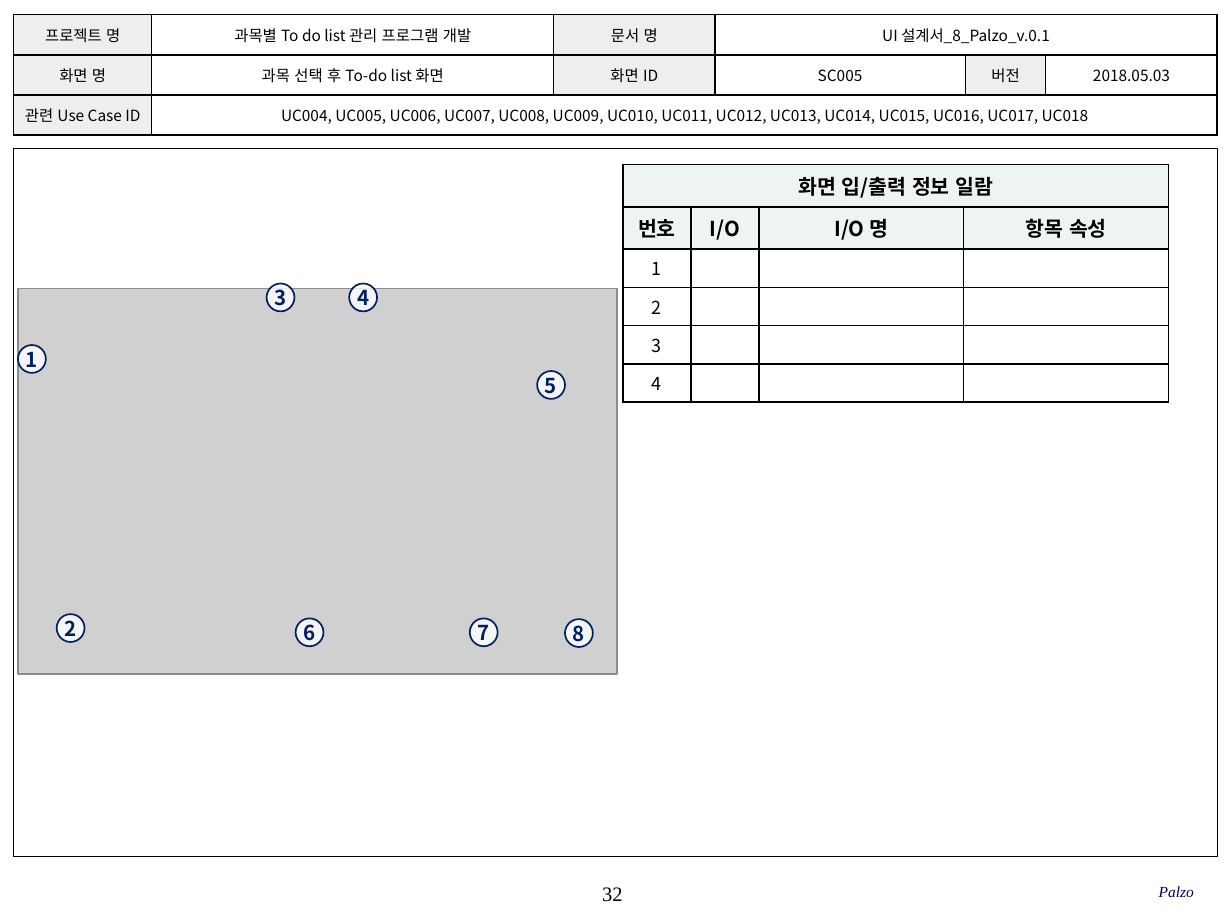
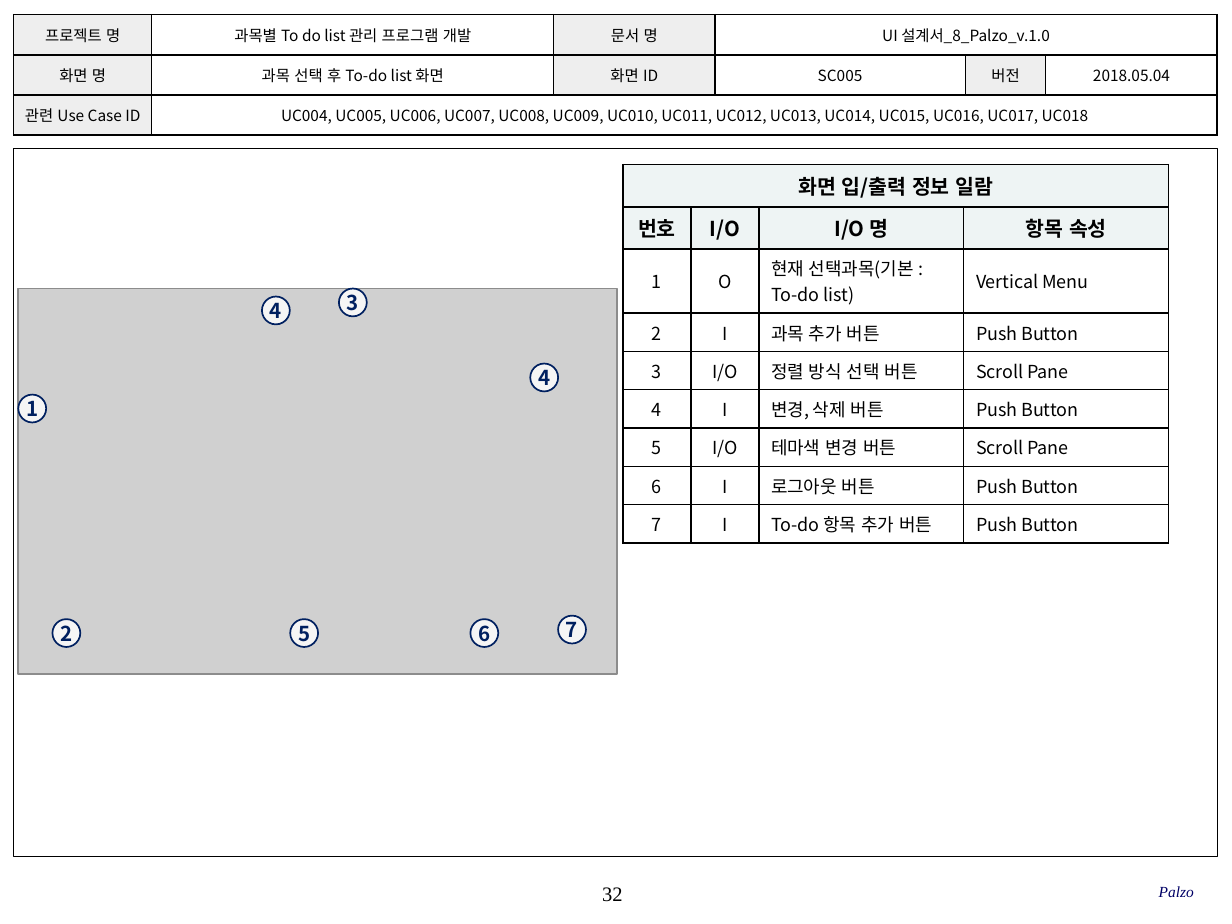
Before and after one commit to SMU-SE-Admin/18-1_8_PALZO_Doc, a slide deck: slide 32 of 03 설계/UI 설계서_8_Palzo.pptx. Drawn at 1232x924 pixels with LibreOffice and Linux fonts; fonts in the diff are those of the drawing; grey boxes stand for pictures; background and template pictures are left out. Boxes give left, top, right and bottom in pixels: in the first picture for what was removed or moved away, otherwise in the second. Text is boxed around its words. In the diff, an @@ line names an element or a change of style, - is before the commit and + after.

Commit message:
#1102 UI 설계서 작성
모든 항목 작성 완료

```diff
--- a/03 설계/UI 설계서_8_Palzo.pptx
+++ b/03 설계/UI 설계서_8_Palzo.pptx
@@ table at bbox=[14, 15, 1216, 136] @@
-row 1, column 4: UI 설계서_8_Palzo_v.0.1
+row 1, column 4: UI 설계서_8_Palzo_v.1.0
-row 2, column 6: 2018.05.03
+row 2, column 6: 2018.05.04
@@ table at bbox=[623, 165, 1168, 537] @@
-row 3: 1 |  |  | 
-row 4: 2 |  |  | 
-row 5: 3 |  |  | 
-row 6: 4 |  |  | 
+row 3: 1 | O | 현재 선택과목(기본 : To-do list) | Vertical Menu
+row 4: 2 | I | 과목 추가 버튼 | Push Button
+row 5: 3 | I/O | 정렬 방식 선택 버튼 | Scroll Pane
+row 6: 4 | I | 변경, 삭제 버튼 | Push Button
+row 7: 5 | I/O | 테마색 변경 버튼 | Scroll Pane
+row 8: 6 | I | 로그아웃 버튼 | Push Button
+row 9: 7 | I | To-do 항목 추가 버튼 | Push Button
@@ ellipse "4": place and size @@
-ellipse "4" at bbox=[349, 283, 377, 312]
+ellipse "4" at bbox=[262, 297, 291, 325]
@@ ellipse "3": place and size @@
-ellipse "3" at bbox=[266, 283, 294, 312]
+ellipse "3" at bbox=[339, 288, 367, 317]
@@ ellipse added at bbox=[530, 363, 558, 392], fill #FFFFFF at 80% opacity, outline #002060 1 pt, 12 pt, text #002060, bold @@
+4
@@ ellipse "1": place and size @@
-ellipse "1" at bbox=[18, 345, 47, 373]
+ellipse "1" at bbox=[18, 394, 47, 423]
@@ ellipse "2": place and size @@
-ellipse "2" at bbox=[57, 614, 85, 642]
+ellipse "2" at bbox=[53, 620, 81, 648]
@@ ellipse "5": place and size @@
-ellipse "5" at bbox=[537, 371, 565, 399]
+ellipse "5" at bbox=[291, 620, 319, 648]
@@ ellipse "6": place and size @@
-ellipse "6" at bbox=[296, 618, 324, 647]
+ellipse "6" at bbox=[471, 620, 499, 648]
@@ ellipse "7": place and size @@
-ellipse "7" at bbox=[469, 618, 498, 647]
+ellipse "7" at bbox=[558, 616, 586, 644]
@@ ellipse removed at bbox=[565, 620, 594, 648] @@
-8
```
Also in this commit, not shown: 36 other slides changed, 2 slides added.
